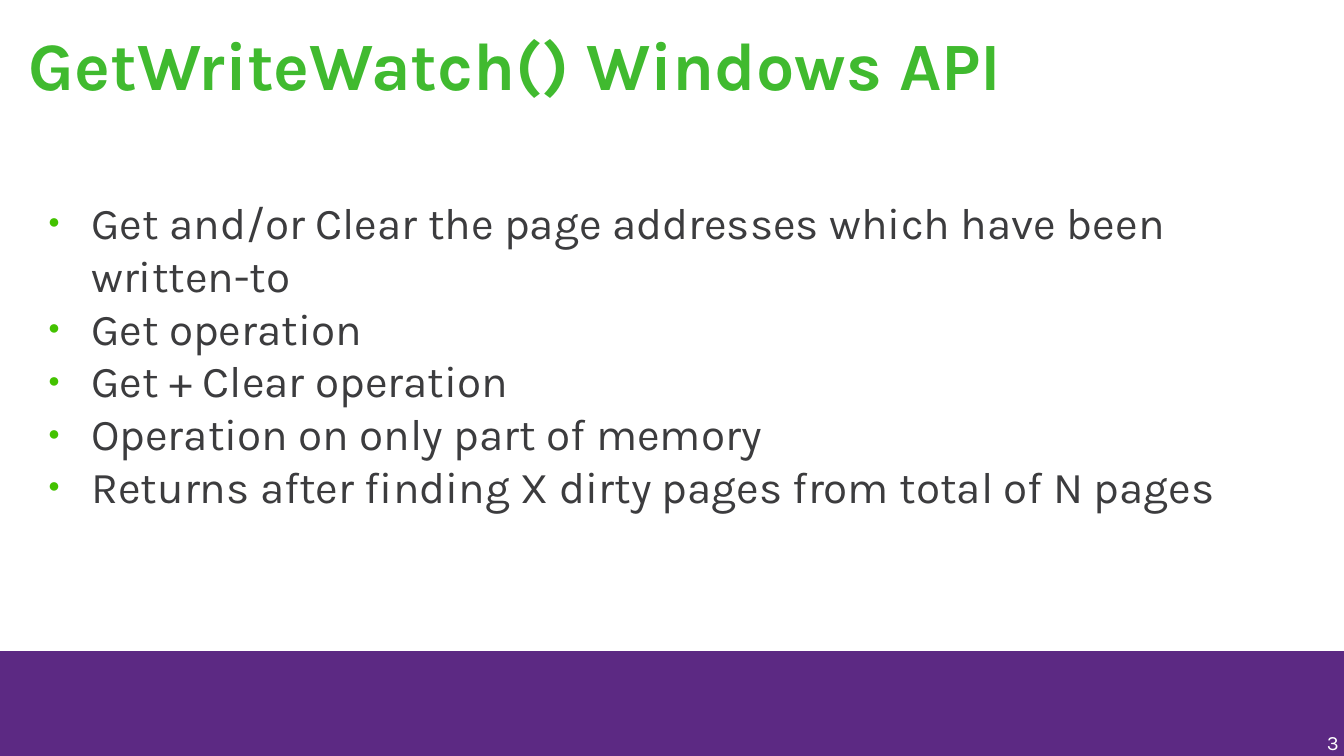
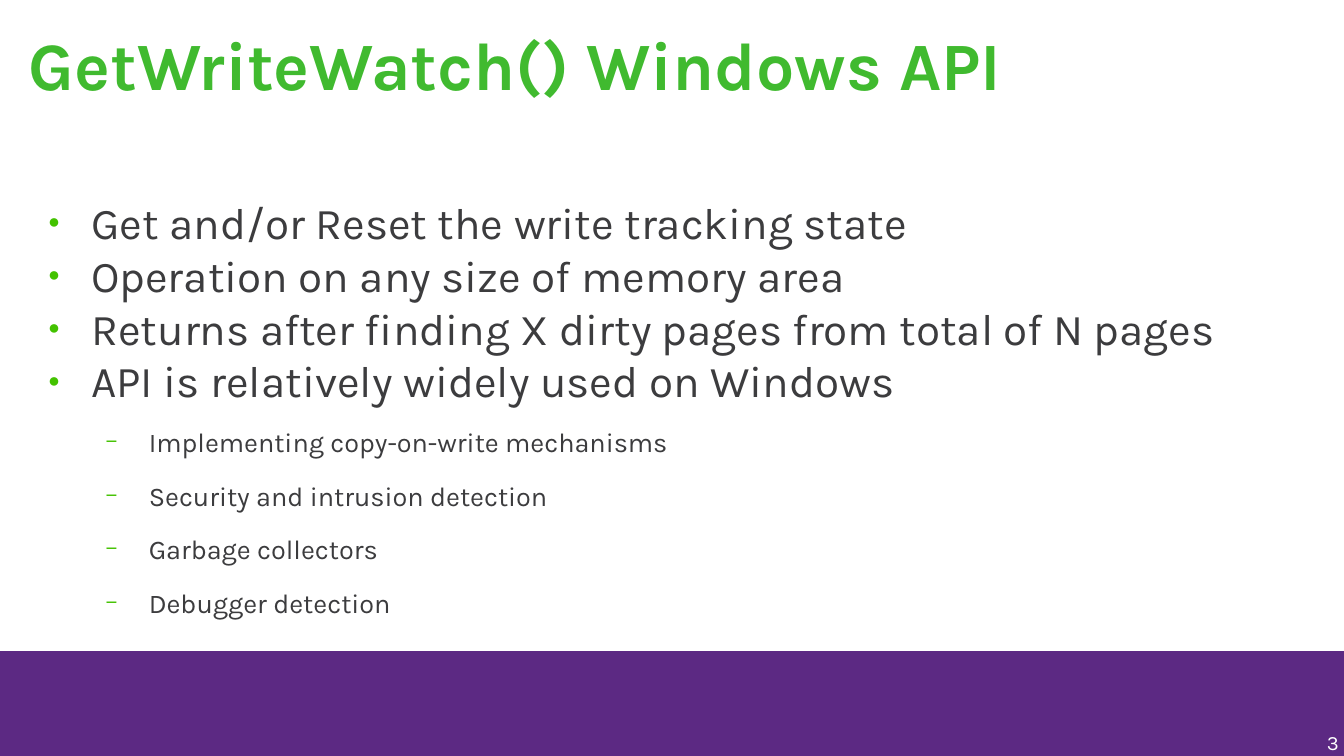
Before and after one commit to musamaanjum/presentations, a slide deck: slide 3 of Adding-Functionality-to-make-Windows-games-run-faster-on-Linux-v1.odp. Drawn at 1344x756 pixels with LibreOffice and Linux fonts; fonts in the diff are those of the drawing; background and template pictures are left out. Boxes give left, top, right and bottom in pixels: in the first picture for what was removed or moved away, otherwise in the second. Text is boxed around its words. In the diff, an @@ line names an element or a change of style, - is before the commit and + after.

Commit message:
updates

```diff
--- a/Adding-Functionality-to-make-Windows-games-run-faster-on-Linux-v1.odp
+++ b/Adding-Functionality-to-make-Windows-games-run-faster-on-Linux-v1.odp
@@ text at (x1=91, y1=207, x2=907, y2=303): text changed @@
-● Get and/or Clear the page addresses which have been written-to
-● Get operation
-● Get + Clear operation
-● Operation on only part of memory
+● Get and/or Reset the write tracking state
+● Operation on any size of memory area
@@ text at (x1=91, y1=366, x2=894, y2=619): paragraphs added @@
+● API is relatively widely used on Windows
+  − Implementing copy-on-write mechanisms
+  − Security and intrusion detection
+  − Garbage collectors
+  − Debugger detection
```
Also in this commit, not shown: 17 other slides changed, 3 slides added, 2 slides removed.
